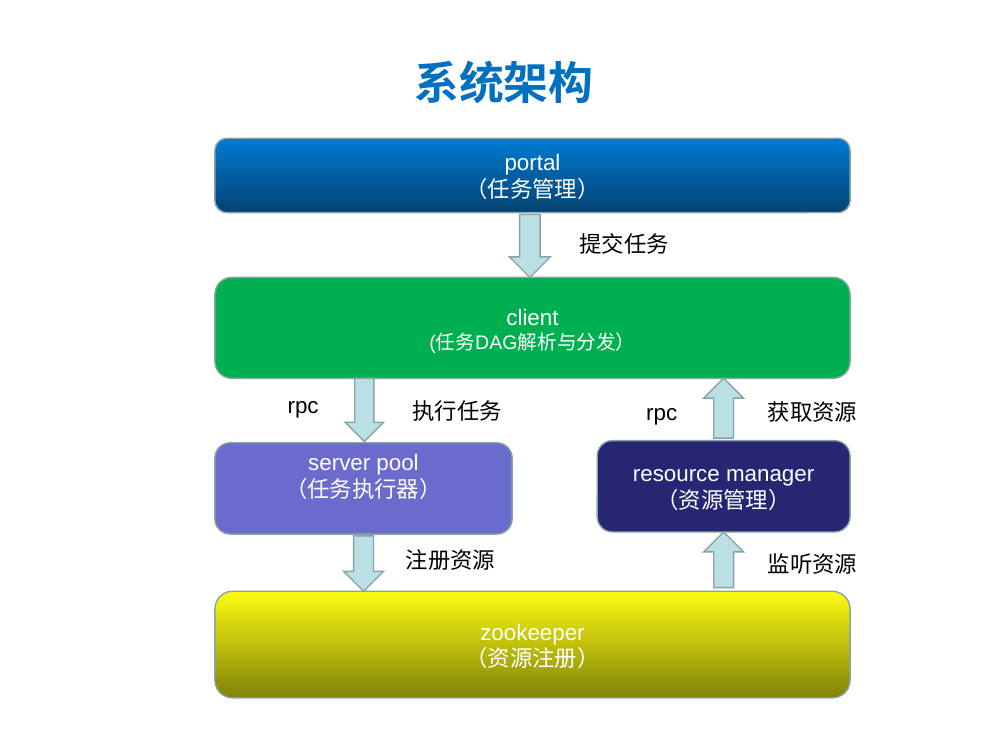
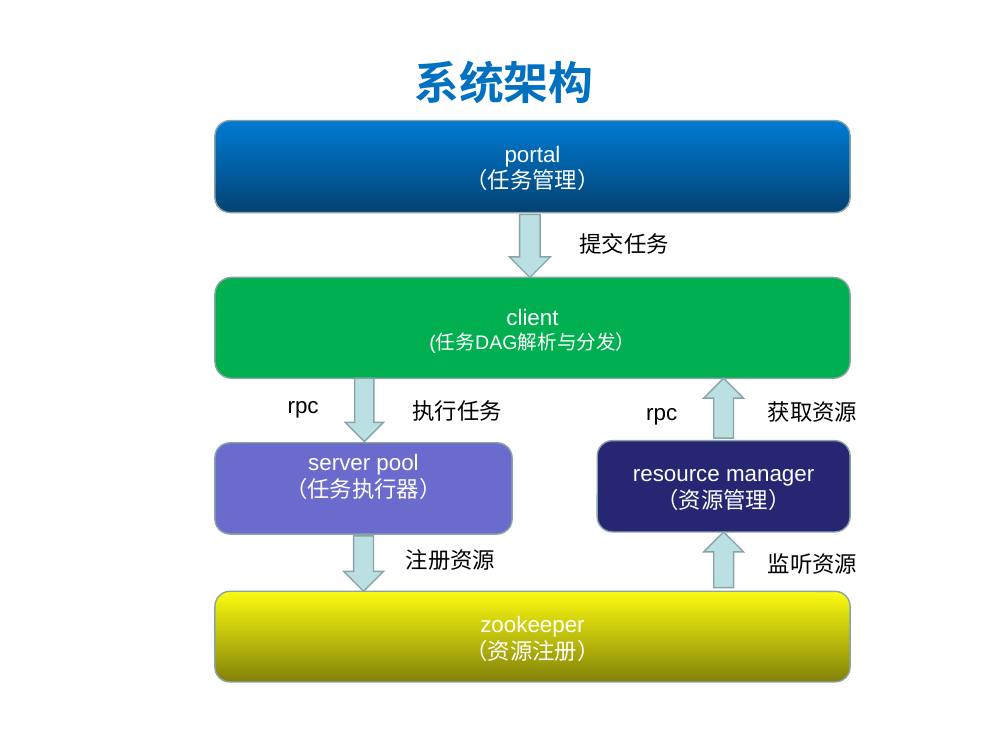
Before and after one commit to ylpu/distribute-scheduler, a slide deck: slide 5 of files/dis-scheduler.ppt. Drawn at 1008x756 pixels with LibreOffice and Linux fonts; fonts in the diff are those of the drawing. Boxes give left, top, right and bottom in pixels: in the first picture for what was removed or moved away, otherwise in the second. Text is boxed around its words. In the diff, an @@ line names an element or a change of style, - is before the commit and + after.

```diff
--- a/files/dis-scheduler.ppt
+++ b/files/dis-scheduler.ppt
@@ rounded rectangle "portal": place and size @@
-rounded rectangle "portal" at box(215, 138, 850, 213)
+rounded rectangle "portal" at box(215, 121, 850, 213)
@@ rounded rectangle "zookeeper": place and size @@
-rounded rectangle "zookeeper" at box(215, 592, 850, 699)
+rounded rectangle "zookeeper" at box(215, 592, 850, 682)
```
Also in this commit, not shown: 41 other files.
